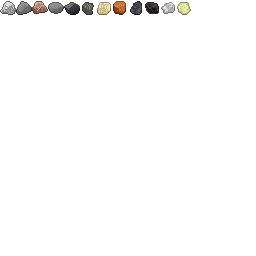
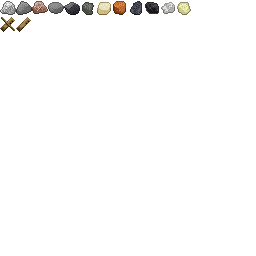
Layer changes from the first 256×256 image to the second:
painted on "blackstone" over box(0, 3, 188, 32)
painted on "calcite" over box(0, 3, 188, 32)
painted on "deepslate Merged" over box(0, 3, 188, 32)
painted on "end stone" over box(178, 4, 188, 14)
painted on "granite" over box(0, 3, 188, 32)
added layer "sandstone Merged" above "sandstone" over box(0, 3, 188, 32)
hid "sandstone", painted on it over box(0, 3, 188, 32)
painted on "stone" over box(0, 3, 188, 32)
added layer "Paint Layer 2 Merged" (1st of 2) above "Paint Layer 2 Merged" over box(0, 17, 31, 32)
added layer "Paint Layer 2 Merged" (2nd of 2) above "Paint Layer 2" over box(0, 3, 110, 32)
